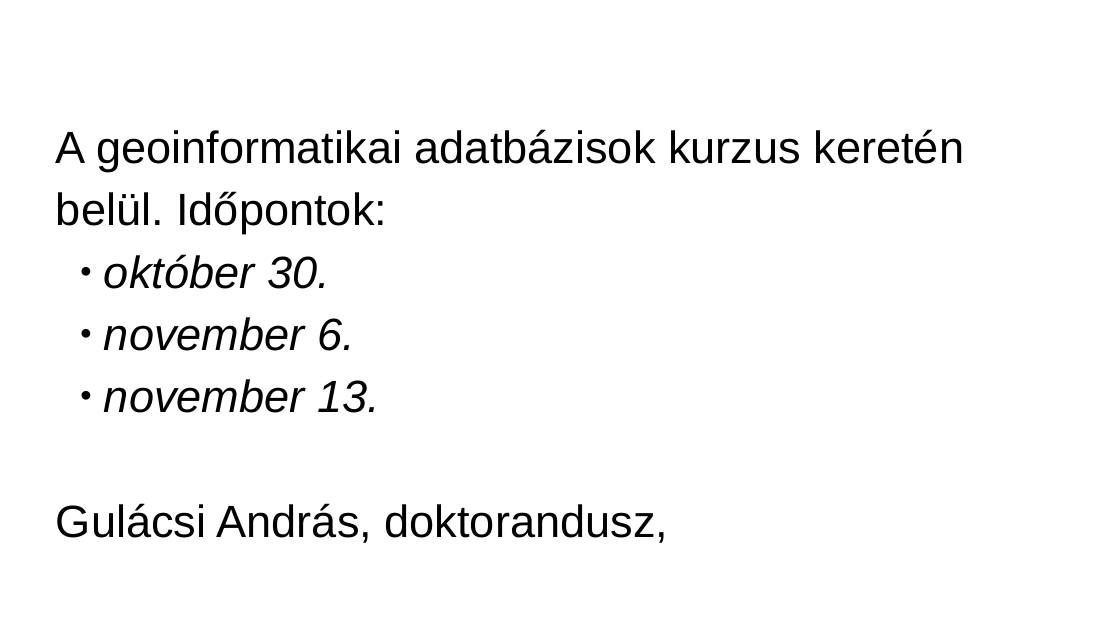
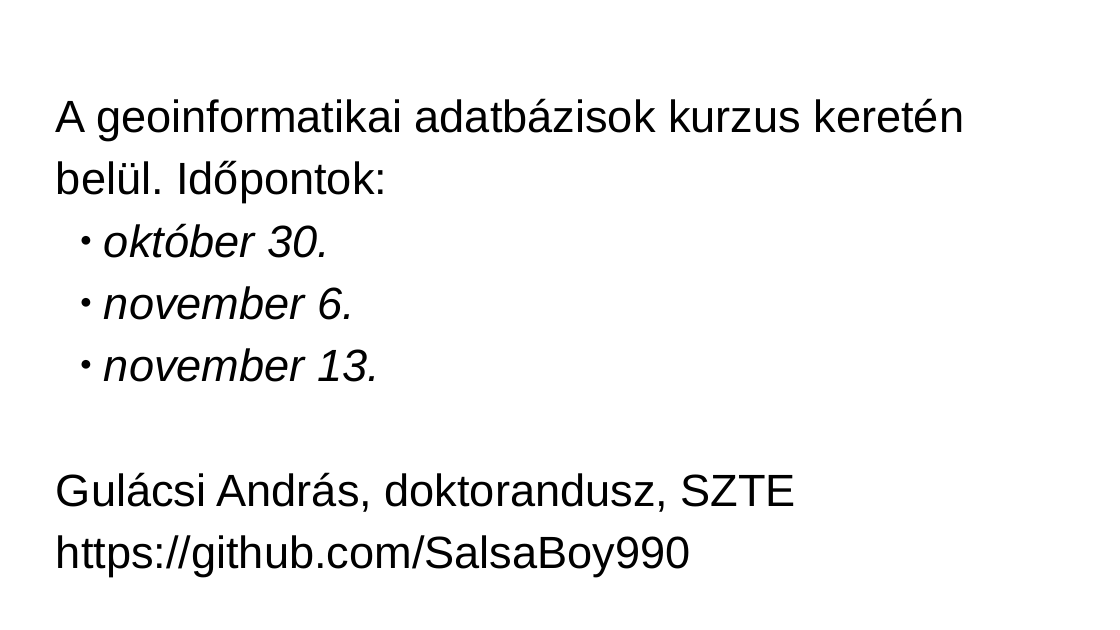
Before and after one commit to webandras/google_earth_engine_kutatas, a slide deck: slide 1 of google_earth_engine_gulacsi_andras_2018.odp. Drawn at 1120x630 pixels with LibreOffice and Linux fonts; fonts in the diff are those of the drawing; background and template pictures are left out. Boxes give left, top, right and bottom in pixels: in the first picture for what was removed or moved away, otherwise in the second. Text is boxed around its words. In the diff, an @@ line names an element or a change of style, - is before the commit and + after.

```diff
--- a/google_earth_engine_gulacsi_andras_2018.odp
+++ b/google_earth_engine_gulacsi_andras_2018.odp
@@ subtitle "A geoinformatikai adatbázisok kurzus keretén ...": place and size @@
-subtitle "A geoinformatikai adatbázisok kurzus keretén ..." at <box>56,129,965,543</box>
+subtitle "A geoinformatikai adatbázisok kurzus keretén ..." at <box>56,98,965,577</box>
@@ subtitle at <box>56,472,796,577</box>: text changed @@
-Gulácsi András, doktorandusz,
+Gulácsi András, doktorandusz, SZTE
+https://github.com/SalsaBoy990
```
Also in this commit, not shown: 29 other slides changed, 24 slides added, 3 slides removed, 16 other files.
